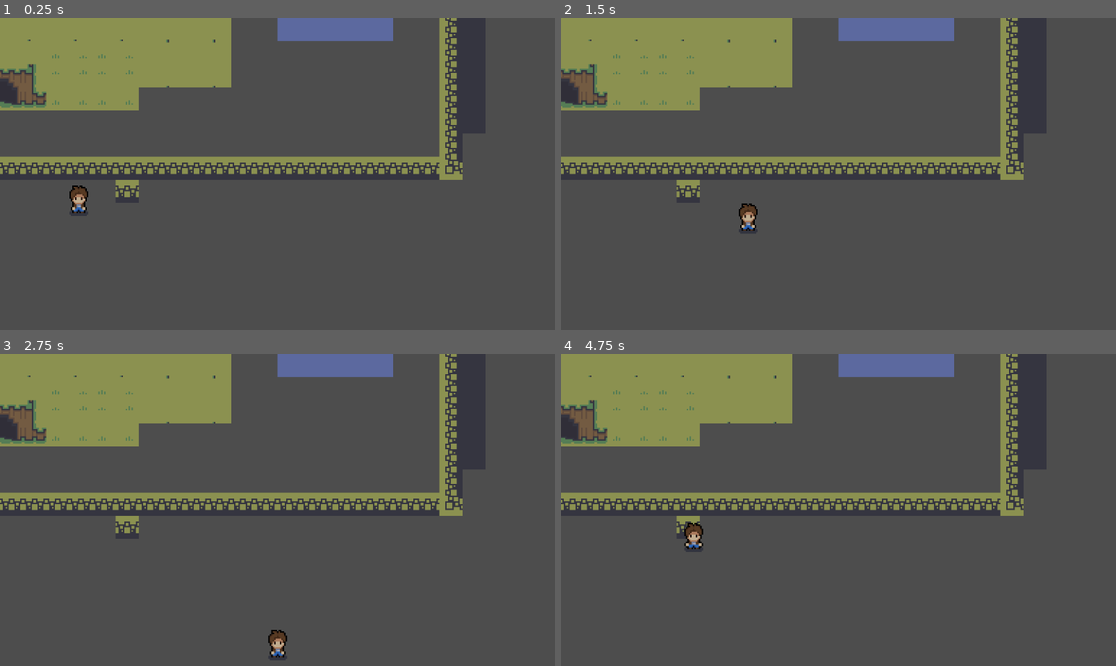
Above: before the commit, frames 1-4 (two rows, left to right).
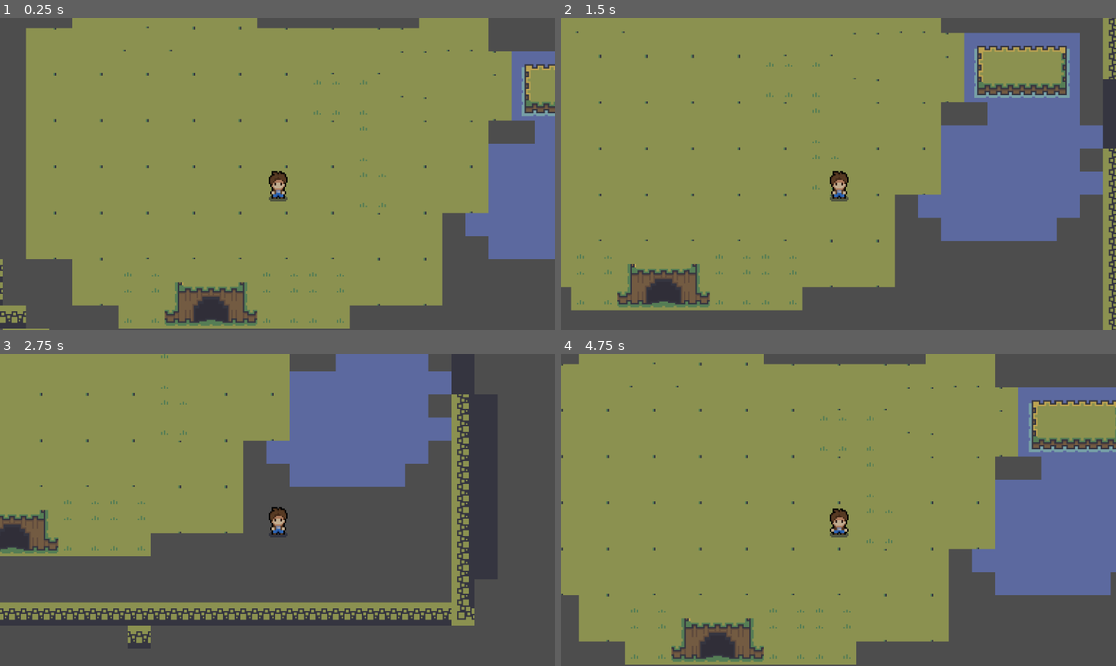
Above: after the commit, the same moments.

Repository: bigbadrobots/arpgstarter
Game: Godot game, scene res://forest.tscn
Two runs of this game, one before a commit and one after it. Both use one fixed random seed, a clock stepped at 60 frames per second and the inputs below.
Inputs:
- Up to frame 1 (0.25 s): no input
- Up to frame 2 (1.5 s): hold D (right) 0.53-1.28 s; hold S (down) from 1.28 s (still down)
- Up to frame 3 (2.75 s): release S (down) at 2.03 s; hold D (right) from 2.03 s (still down)
- Up to frame 4 (4.75 s): release D (right) at 2.78 s; hold W (up) 2.78-3.53 s; hold A (left) from 3.53 s (still down)

The runs differ from the first frame. In frame 1, 72% of the frame differs, in the area x 0-100%, y 0-100%; in frame 2, 64%; in frame 3, 35%; in frame 4, 72%.

Commit message:
Add player movement sprites

Diff:
--- a/forest.tscn
+++ b/forest.tscn
@@ -132,4 +132,6 @@
 layer_0/tile_data = PackedInt32Array(65535, 196608, 3, 0, 131072, 3, 1, 196608, 3, 65537, 131072, 6, 65536, 131072, 6,  …(9941 unchanged characters)…
 
 [node name="player" parent="." instance=ExtResource("2_v3yc5")]
-position = Vector2(54, 118)
+position = Vector2(46, -43)
+
+[node name="Camera2D" type="Camera2D" parent="player"]
--- a/player.tscn
+++ b/player.tscn
@@ -27,6 +27,126 @@
 atlas = ExtResource("1_yy148")
 region = Rect2(240, 0, 48, 48)
 
+[sub_resource type="AtlasTexture" id="AtlasTexture_i0ca4"]
+atlas = ExtResource("1_yy148")
+region = Rect2(0, 48, 48, 48)
+
+[sub_resource type="AtlasTexture" id="AtlasTexture_rjdtt"]
+atlas = ExtResource("1_yy148")
+region = Rect2(48, 48, 48, 48)
+
+[sub_resource type="AtlasTexture" id="AtlasTexture_h021f"]
+atlas = ExtResource("1_yy148")
+region = Rect2(96, 48, 48, 48)
+
+[sub_resource type="AtlasTexture" id="AtlasTexture_8ph6y"]
+atlas = ExtResource("1_yy148")
+region = Rect2(144, 48, 48, 48)
+
+[sub_resource type="AtlasTexture" id="AtlasTexture_wqkap"]
+atlas = ExtResource("1_yy148")
+region = Rect2(192, 48, 48, 48)
+
+[sub_resource type="AtlasTexture" id="AtlasTexture_8e48n"]
+atlas = ExtResource("1_yy148")
+region = Rect2(240, 48, 48, 48)
+
+[sub_resource type="AtlasTexture" id="AtlasTexture_oocen"]
+atlas = ExtResource("1_yy148")
+region = Rect2(0, 96, 48, 48)
+
+[sub_resource type="AtlasTexture" id="AtlasTexture_5k3nr"]
+atlas = ExtResource("1_yy148")
+region = Rect2(48, 96, 48, 48)
+
+[sub_resource type="AtlasTexture" id="AtlasTexture_y5vk2"]
+atlas = ExtResource("1_yy148")
+region = Rect2(96, 96, 48, 48)
+
+[sub_resource type="AtlasTexture" id="AtlasTexture_afff7"]
+atlas = ExtResource("1_yy148")
+region = Rect2(144, 96, 48, 48)
+
+[sub_resource type="AtlasTexture" id="AtlasTexture_qnqf2"]
+atlas = ExtResource("1_yy148")
+region = Rect2(192, 96, 48, 48)
+
+[sub_resource type="AtlasTexture" id="AtlasTexture_2fft1"]
+atlas = ExtResource("1_yy148")
+region = Rect2(240, 96, 48, 48)
+
+[sub_resource type="AtlasTexture" id="AtlasTexture_hbir8"]
+atlas = ExtResource("1_yy148")
+region = Rect2(0, 144, 48, 48)
+
+[sub_resource type="AtlasTexture" id="AtlasTexture_e1f12"]
+atlas = ExtResource("1_yy148")
+region = Rect2(48, 144, 48, 48)
+
+[sub_resource type="AtlasTexture" id="AtlasTexture_1p720"]
+atlas = ExtResource("1_yy148")
+region = Rect2(96, 144, 48, 48)
+
+[sub_resource type="AtlasTexture" id="AtlasTexture_avvec"]
+atlas = ExtResource("1_yy148")
+region = Rect2(144, 144, 48, 48)
+
+[sub_resource type="AtlasTexture" id="AtlasTexture_kw2us"]
+atlas = ExtResource("1_yy148")
+region = Rect2(192, 144, 48, 48)
+
+[sub_resource type="AtlasTexture" id="AtlasTexture_4tdsx"]
+atlas = ExtResource("1_yy148")
+region = Rect2(240, 144, 48, 48)
+
+[sub_resource type="AtlasTexture" id="AtlasTexture_stpi0"]
+atlas = ExtResource("1_yy148")
+region = Rect2(0, 192, 48, 48)
+
+[sub_resource type="AtlasTexture" id="AtlasTexture_onui3"]
+atlas = ExtResource("1_yy148")
+region = Rect2(48, 192, 48, 48)
+
+[sub_resource type="AtlasTexture" id="AtlasTexture_5n6gu"]
+atlas = ExtResource("1_yy148")
+region = Rect2(96, 192, 48, 48)
+
+[sub_resource type="AtlasTexture" id="AtlasTexture_2nkap"]
+atlas = ExtResource("1_yy148")
+region = Rect2(144, 192, 48, 48)
+
+[sub_resource type="AtlasTexture" id="AtlasTexture_va5he"]
+atlas = ExtResource("1_yy148")
+region = Rect2(192, 192, 48, 48)
+
+[sub_resource type="AtlasTexture" id="AtlasTexture_f7fow"]
+atlas = ExtResource("1_yy148")
+region = Rect2(240, 192, 48, 48)
+
+[sub_resource type="AtlasTexture" id="AtlasTexture_bheuf"]
+atlas = ExtResource("1_yy148")
+region = Rect2(0, 240, 48, 48)
+
+[sub_resource type="AtlasTexture" id="AtlasTexture_8q2uh"]
+atlas = ExtResource("1_yy148")
+region = Rect2(48, 240, 48, 48)
+
+[sub_resource type="AtlasTexture" id="AtlasTexture_6n53n"]
+atlas = ExtResource("1_yy148")
+region = Rect2(96, 240, 48, 48)
+
+[sub_resource type="AtlasTexture" id="AtlasTexture_upotv"]
+atlas = ExtResource("1_yy148")
+region = Rect2(144, 240, 48, 48)
+
+[sub_resource type="AtlasTexture" id="AtlasTexture_vfq6x"]
+atlas = ExtResource("1_yy148")
+region = Rect2(192, 240, 48, 48)
+
+[sub_resource type="AtlasTexture" id="AtlasTexture_euw5r"]
+atlas = ExtResource("1_yy148")
+region = Rect2(240, 240, 48, 48)
+
 [sub_resource type="SpriteFrames" id="SpriteFrames_8k0q7"]
 animations = [{
 "frames": [{
@@ -49,7 +169,122 @@
 "texture": SubResource("AtlasTexture_pjbor")
 }],
 "loop": true,
-"name": &"idle",
+"name": &"idle_down",
+"speed": 5.0
+}, {
+"frames": [{
+"duration": 1.0,
+"texture": SubResource("AtlasTexture_i0ca4")
+}, {
+"duration": 1.0,
+"texture": SubResource("AtlasTexture_rjdtt")
+}, {
+"duration": 1.0,
+"texture": SubResource("AtlasTexture_h021f")
+}, {
+"duration": 1.0,
+"texture": SubResource("AtlasTexture_8ph6y")
+}, {
+"duration": 1.0,
+"texture": SubResource("AtlasTexture_wqkap")
+}, {
+"duration": 1.0,
+"texture": SubResource("AtlasTexture_8e48n")
+}],
+"loop": true,
+"name": &"idle_right",
+"speed": 5.0
+}, {
+"frames": [{
+"duration": 1.0,
+"texture": SubResource("AtlasTexture_oocen")
+}, {
+"duration": 1.0,
+"texture": SubResource("AtlasTexture_5k3nr")
+}, {
+"duration": 1.0,
+"texture": SubResource("AtlasTexture_y5vk2")
+}, {
+"duration": 1.0,
+"texture": SubResource("AtlasTexture_afff7")
+}, {
+"duration": 1.0,
+"texture": SubResource("AtlasTexture_qnqf2")
+}, {
+"duration": 1.0,
+"texture": SubResource("AtlasTexture_2fft1")
+}],
+"loop": true,
+"name": &"idle_up",
+"speed": 5.0
+}, {
+"frames": [{
+"duration": 1.0,
+"texture": SubResource("AtlasTexture_hbir8")
+}, {
+"duration": 1.0,
+"texture": SubResource("AtlasTexture_e1f12")
+}, {
+"duration": 1.0,
+"texture": SubResource("AtlasTexture_1p720")
+}, {
+"duration": 1.0,
+"texture": SubResource("AtlasTexture_avvec")
+}, {
+"duration": 1.0,
+"texture": SubResource("AtlasTexture_kw2us")
+}, {
+"duration": 1.0,
+"texture": SubResource("AtlasTexture_4tdsx")
+}],
+"loop": true,
+"name": &"walk_down",
+"speed": 5.0
+}, {
+"frames": [{
+"duration": 1.0,
+"texture": SubResource("AtlasTexture_stpi0")
+}, {
+"duration": 1.0,
+"texture": SubResource("AtlasTexture_onui3")
+}, {
+"duration": 1.0,
+"texture": SubResource("AtlasTexture_5n6gu")
+}, {
+"duration": 1.0,
+"texture": SubResource("AtlasTexture_2nkap")
+}, {
+"duration": 1.0,
+"texture": SubResource("AtlasTexture_va5he")
+}, {
+"duration": 1.0,
+"texture": SubResource("AtlasTexture_f7fow")
+}],
+"loop": true,
+"name": &"walk_right",
+"speed": 5.0
+}, {
+"frames": [{
+"duration": 1.0,
+"texture": SubResource("AtlasTexture_bheuf")
+}, {
+"duration": 1.0,
+"texture": SubResource("AtlasTexture_8q2uh")
+}, {
+"duration": 1.0,
+"texture": SubResource("AtlasTexture_6n53n")
+}, {
+"duration": 1.0,
+"texture": SubResource("AtlasTexture_upotv")
+}, {
+"duration": 1.0,
+"texture": SubResource("AtlasTexture_vfq6x")
+}, {
+"duration": 1.0,
+"texture": SubResource("AtlasTexture_euw5r")
+}],
+"loop": true,
+"name": &"walk_up",
 "speed": 5.0
 }]
 
@@ -58,7 +293,5 @@
 
 [node name="AnimatedSprite2D" type="AnimatedSprite2D" parent="."]
 sprite_frames = SubResource("SpriteFrames_8k0q7")
-animation = &"idle"
-autoplay = "idle"
-frame = 5
-frame_progress = 0.00369534
+animation = &"walk_up"
+autoplay = "idle_down"
Not shown: 1 places in player.tscn that only renumber resources
